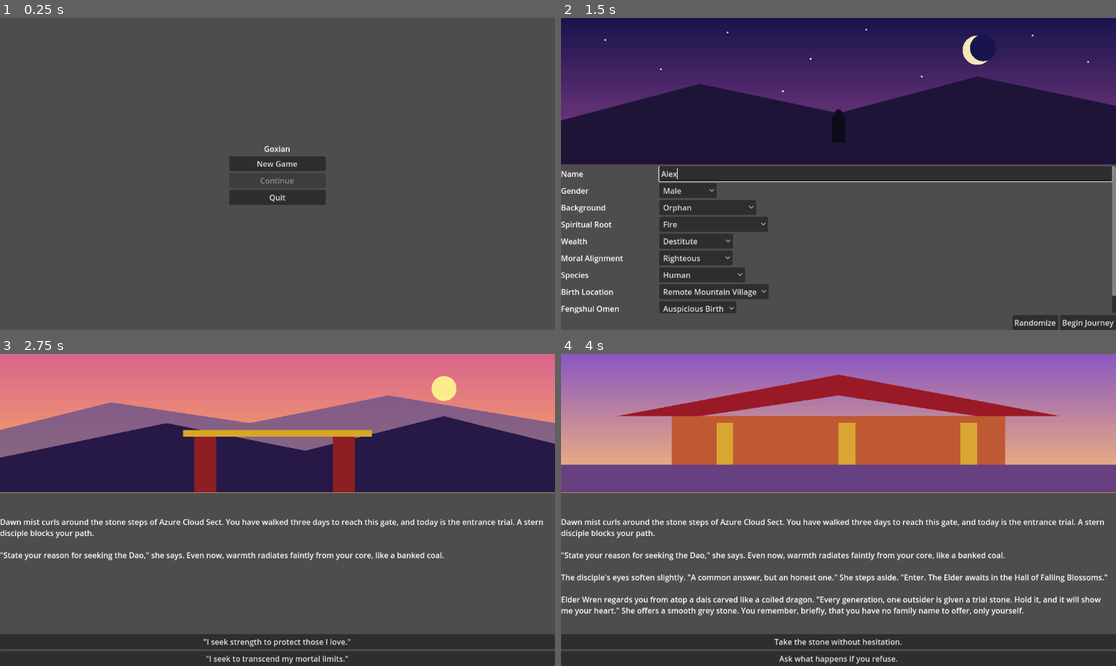
Above: before the commit, frames 1-4 (two rows, left to right).
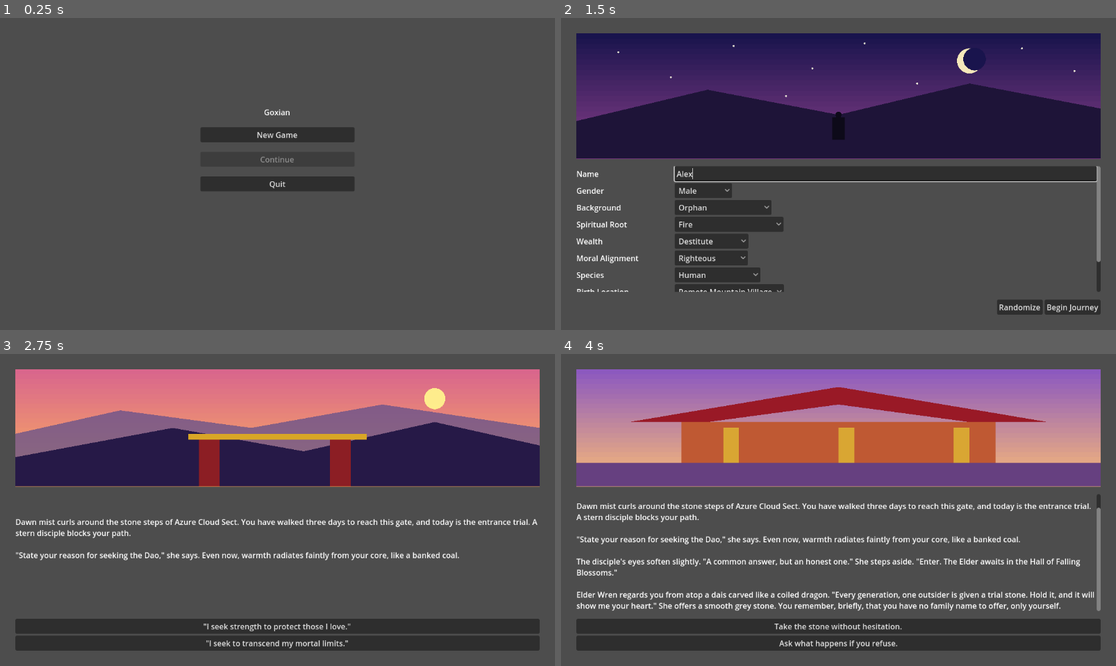
Above: after the commit, the same moments.

Repository: jgyy/goxian
Game: Godot game, scene res://scenes/main_menu.tscn
The game is run twice, just before and just after one commit, with the same random seed, the same clock (stepped at 60 frames per second) and the same inputs.
Inputs (mouse positions are in pixels of both pictures, inside the frame that each line leads up to):
- Up to frame 1 (0.25 s): no input
- Up to frame 2 (1.5 s): click "New Game" at 0.5 s; click (888, 174) at 1.27 s; type "Alex" at 1.35 s
- Up to frame 3 (2.75 s): click "Begin Journey" at 2 s
- Up to frame 4 (4 s): click "'I seek strength to protect t…" at 2.75 s; click "Enter the sect." at 3.5 s

The runs differ from the first frame. In frame 1, 3.2% of the frame differs, in the area x 36-64%, y 29-60%; in frame 2, 17%; in frame 3, 27%; in frame 4, 36%, in the area x 0-100%, y 0-100%.

Commit message:
Increase default text size and add window-edge padding
Bumps theme/default_font_size to 30 and adds ~32px offsets plus
inter-section spacing on the main content containers in
game_screen, character_creation, and main_menu so nothing sits
flush against the window edges.

Co-Authored-By: Claude Sonnet 5 <noreply@anthropic.com>

Diff:
--- a/project.godot
+++ b/project.godot
@@ -18,7 +18,7 @@
 
 [gui]
 
-theme/default_font_size=22
+theme/default_font_size=30
 
 [rendering]
 
--- a/scenes/character_creation.tscn
+++ b/scenes/character_creation.tscn
@@ -15,6 +15,11 @@
 anchors_preset=15
 anchor_right=1.0
 anchor_bottom=1.0
+offset_left=32.0
+offset_top=32.0
+offset_right=-32.0
+offset_bottom=-32.0
+theme_override_constants/separation=16
 
 [node name="SceneArt" parent="MainVBox" instance=ExtResource("2")]
 layout_mode=2
--- a/scenes/game_screen.tscn
+++ b/scenes/game_screen.tscn
@@ -15,6 +15,11 @@
 anchors_preset=15
 anchor_right=1.0
 anchor_bottom=1.0
+offset_left=32.0
+offset_top=32.0
+offset_right=-32.0
+offset_bottom=-32.0
+theme_override_constants/separation=16
 
 [node name="SceneArt" parent="VBox" instance=ExtResource("2")]
 layout_mode=2
--- a/scenes/main_menu.tscn
+++ b/scenes/main_menu.tscn
@@ -16,10 +16,11 @@
 anchor_top=0.5
 anchor_right=0.5
 anchor_bottom=0.5
-offset_left=-100.0
-offset_top=-60.0
-offset_right=100.0
-offset_bottom=60.0
+offset_left=-160.0
+offset_top=-140.0
+offset_right=160.0
+offset_bottom=140.0
+theme_override_constants/separation=20
 
 [node name="Title" type="Label" parent="VBox"]
 layout_mode=2
